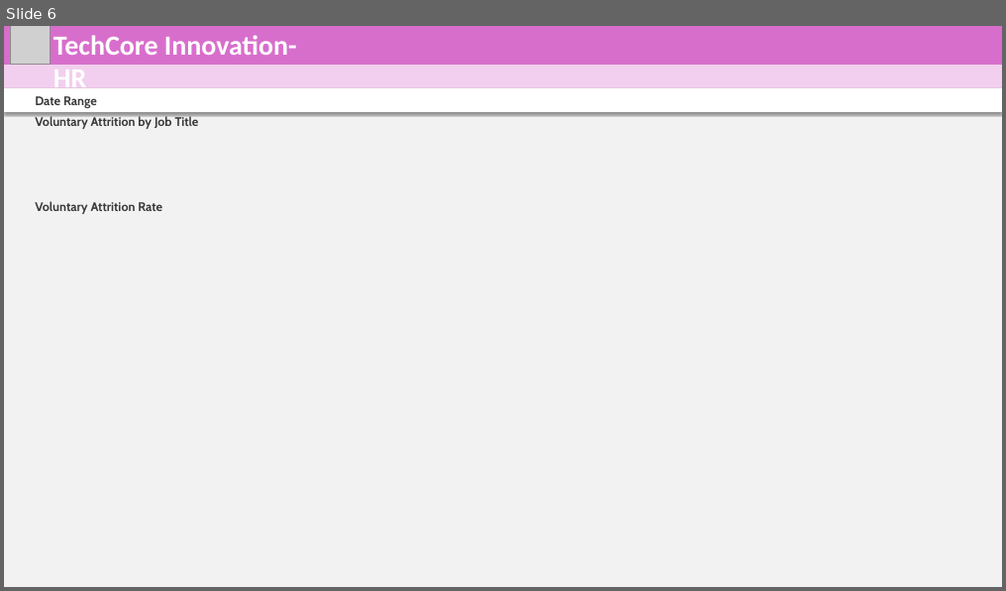
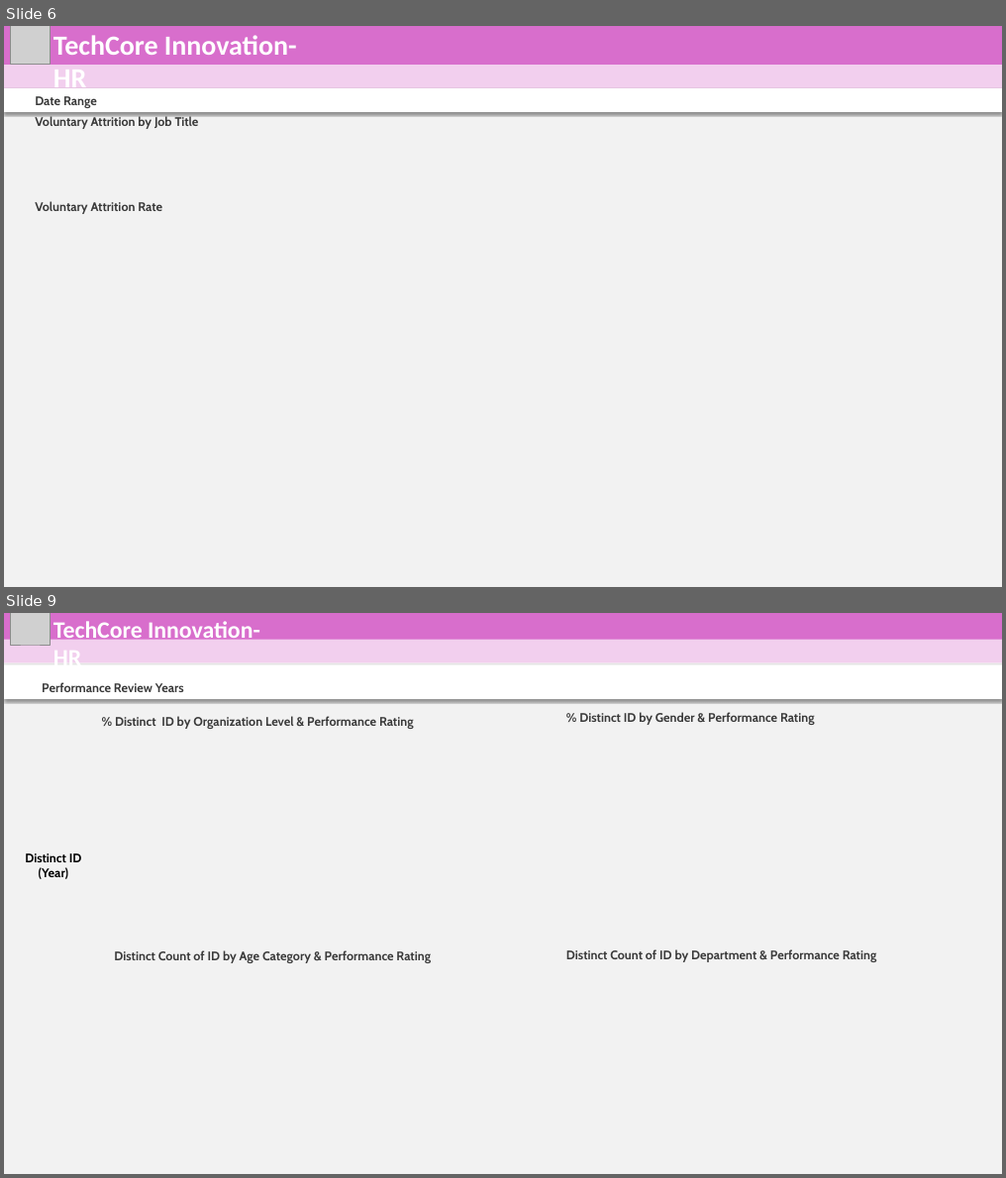
Before and after one commit to mmrnayan/HR-Analysis, a slide deck: New Microsoft PowerPoint Presentation.pptx. Shown one above the other, each under a label of ours: slide 6 before the commit, slides 6 and 9 after it; the slides between them are not shown. The pictures are 1006x591 and 1006x1178 pixels, drawn with LibreOffice and Linux fonts; fonts in the diff are those of the drawing; grey boxes stand for pictures. Boxes give left, top, right and bottom in pixels: in the first picture for what was removed or moved away, otherwise in the second. Text is boxed around its words. In the diff, an @@ line names an element or a change of style, - is before the commit and + after.

```diff
--- a/New Microsoft PowerPoint Presentation.pptx
+++ b/New Microsoft PowerPoint Presentation.pptx
@@ slide 9 added at (4,613,1002,1174), background #F2F2F2 @@
@@ rectangle added at (4,613,1002,652), fill #D86ECC @@
@@ rectangle added at (4,640,1002,663), fill #F2CFEE @@
@@ picture added at (10,613,50,645) @@
@@ text added at (54,621,260,644), 34 pt, text #FFFFFF, bold @@
+TechCore Innovation- HR
@@ rectangle added at (4,664,1002,699), fill #FFFFFF @@
@@ text added at (42,682,184,692), 18 pt, text #3A3A3A, bold @@
+Performance Review Years
@@ text added at (115,716,414,729), 18 pt, text #3A3A3A, bold @@
+% Distinct ID by Organization Level & Performance Rating
@@ text added at (579,712,815,725), 18 pt, text #3A3A3A, bold @@
+% Distinct ID by Gender & Performance Rating
@@ rounded rectangle added at (99,736,990,947), fill #F2F2F2 @@
@@ rounded rectangle added at (10,841,97,1044), fill #F2F2F2 @@
@@ text added at (25,854,82,879), 18 pt, text #000000, bold @@
+Distinct ID (Year)
@@ rounded rectangle added at (98,966,990,1168), fill #F2F2F2 @@
@@ text added at (114,951,431,963), 18 pt, text #3A3A3A, bold @@
+Distinct Count of ID by Age Category & Performance Rating
@@ text added at (566,950,877,962), 18 pt, text #3A3A3A, bold @@
+Distinct Count of ID by Department & Performance Rating
```
Also in this commit, not shown: 2 other slides added, 11 other files.
